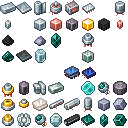
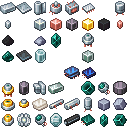
Two versions of the same layered image (128×128). Layer-by-layer changes:
renamed "obsidian_thinrgrgdfsdg" to "Layer 1", painted on it over left=81, top=81, right=95, bottom=95
